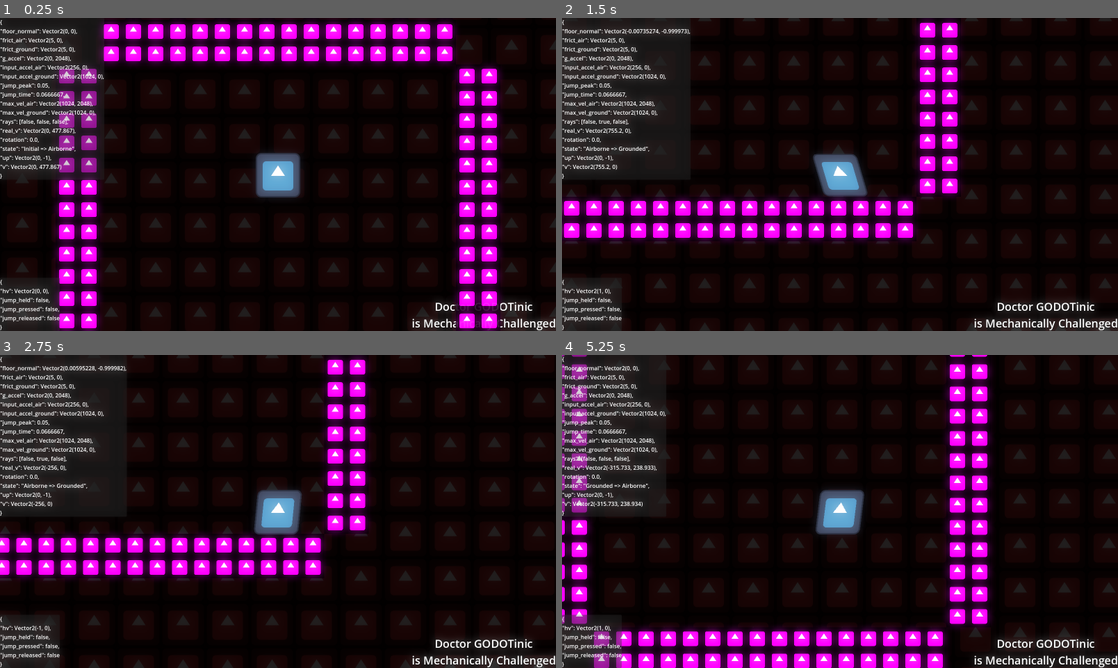
Above: before the commit, frames 1-4 (two rows, left to right).
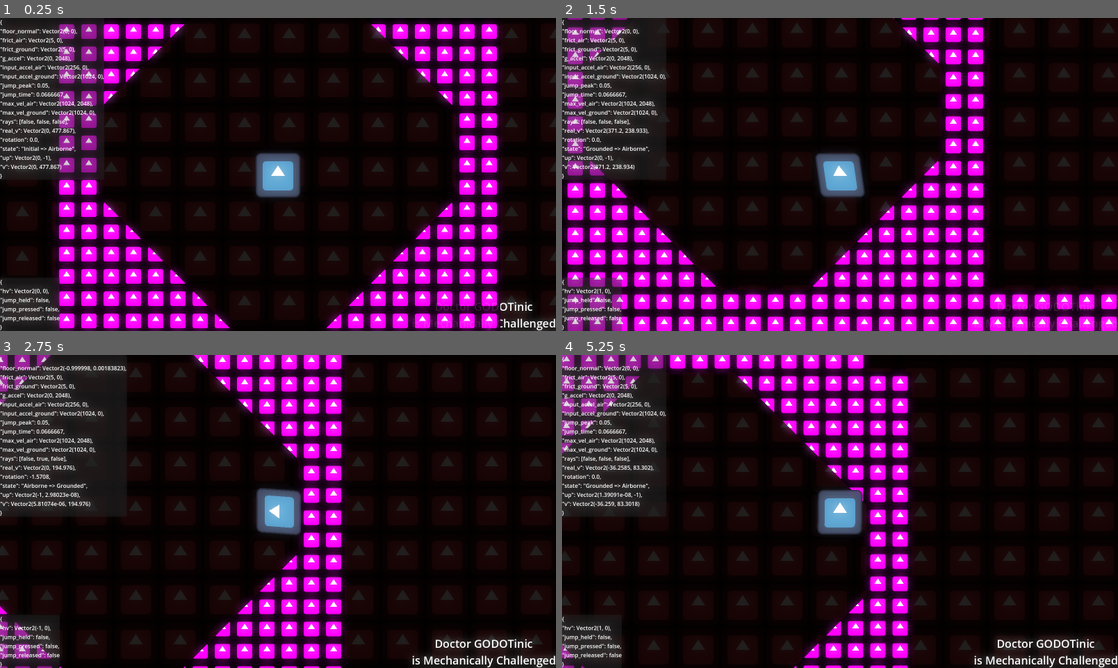
Above: after the commit, the same moments.

Repository: MechanicallyChallengedOrg/SlopesAndLoops
Game: Godot game, scene res://scenes/main.tscn
The game is run twice, just before and just after one commit, with the same random seed, the same clock (stepped at 60 frames per second) and the same inputs. The engine's default icon, where the game draws it, is replaced by a stand-in: a white triangle on a blue panel in a dark square.
Inputs:
- Up to frame 1 (0.25 s): no input
- Up to frame 2 (1.5 s): hold D (right) from 0.53 s (still down); tap Space (jump) at 0.77 s
- Up to frame 3 (2.75 s): tap Space (jump) at 1.52 s; release D (right) at 2.03 s; hold A (left) from 2.03 s (still down)
- Up to frame 4 (5.25 s): release A (left) at 2.78 s; hold D (right) 2.78-4.28 s; tap Space (jump) at 3.02, 3.77, 4.52 s; hold A (left) 4.28-5.03 s; hold D (right) from 5.03 s (still down)

The runs differ from the first frame. In frame 1, 19% of the frame differs, in the area x 3-100%, y 0-100%; in frame 2, 37%, in the area x 0-100%, y 0-100%; in frame 3, 27%; in frame 4, 34%.

Commit message:
ring loop

Diff:
--- a/godot4/gdscript/zaft/scenes/loop_prison.tscn
+++ b/godot4/gdscript/zaft/scenes/loop_prison.tscn
@@ -1,8 +1,9 @@
-[gd_scene load_steps=5 format=3 uid="uid://ih6x3irfv763"]
+[gd_scene load_steps=6 format=3 uid="uid://ih6x3irfv763"]
 
 [ext_resource type="Shader" path="res://shaders/floor-shader.gdshader" id="1_uq2x5"]
 [ext_resource type="Script" path="res://scripts/loop-prison-scene.gd" id="2_te8p7"]
 [ext_resource type="Texture2D" uid="uid://dm05le0o5xj5o" path="res://assets/icon.svg" id="3_j564a"]
+[ext_resource type="PackedScene" uid="uid://k2xryprl8n1o" path="res://scenes/player_spawner.tscn" id="4_ip60v"]
 
 [sub_resource type="ShaderMaterial" id="ShaderMaterial_sjhay"]
 shader = ExtResource("1_uq2x5")
@@ -22,7 +23,7 @@
 position = Vector2(0, 384)
 texture = ExtResource("3_j564a")
 texture_scale = Vector2(2, 2)
-polygon = PackedVector2Array(-512, 128, -512, 256, 512, 256, 512, 128)
+polygon = PackedVector2Array(-1280, 128, -1280, 256, 1280, 256, 1280, 128)
 
 [node name="Ceiling" type="Polygon2D" parent="Polygons"]
 texture_repeat = 2
@@ -37,11 +38,13 @@
 use_parent_material = true
 texture = ExtResource("3_j564a")
 texture_scale = Vector2(2, 2)
-polygon = PackedVector2Array(512, -512, 512, 512, 640, 512, 640, -512)
+polygon = PackedVector2Array(128, -512, 512, -128.683, 512, 128, 128, 512, 640, 512, 640, -512)
 
 [node name="WallLeft" type="Polygon2D" parent="Polygons"]
 texture_repeat = 2
 use_parent_material = true
 texture = ExtResource("3_j564a")
 texture_scale = Vector2(2, 2)
-polygon = PackedVector2Array(-640, -512, -640, 512, -512, 512, -512, -512)
+polygon = PackedVector2Array(-640, -512, -640, 512, -128, 512, -512, 126.873, -512, -131.282, -128, -512)
+
+[node name="PlayerSpawner" parent="." instance=ExtResource("4_ip60v")]
--- /dev/null
+++ b/godot4/gdscript/zaft/scenes/player_spawner.tscn
@@ -0,0 +1,6 @@
+[gd_scene load_steps=2 format=3 uid="uid://k2xryprl8n1o"]
+
+[ext_resource type="Script" path="res://scripts/player/spawner-scene.gd" id="1_a41h0"]
+
+[node name="PlayerSpawner" type="Node2D"]
+script = ExtResource("1_a41h0")
--- a/godot4/gdscript/zaft/scripts/main.gd
+++ b/godot4/gdscript/zaft/scripts/main.gd
@@ -21,7 +21,6 @@
   demo_camera.follow_node = demo_player
   demo_background.follow_node = demo_player
   background.add_child(demo_background)
-  demo_player.position = Vector2.UP * 256.0
   level.add_child(demo_level)
   level.add_child(demo_player)
   level.add_child(demo_camera)
--- /dev/null
+++ b/godot4/gdscript/zaft/scripts/player/spawner-scene.gd
@@ -0,0 +1,9 @@
+class_name PlayerSpawnerScene extends Node2D
+
+@onready var main : MainScene = get_tree().root.get_node("/root/Main")
+
+func _ready() -> void: spawn_player()
+
+func spawn_player():
+  print("hi")
+  main.demo_player.global_position = global_position
--- a/godot4/gdscript/zaft/scripts/polygon-collider-setup-node.gd
+++ b/godot4/gdscript/zaft/scripts/polygon-collider-setup-node.gd
@@ -3,7 +3,6 @@
 func copy_polygons_to_bodies(polygons:Node2D):
   for poly in polygons.get_children():
     if not poly is Polygon2D: continue
-    print(poly)
     var body := StaticBody2D.new()
     add_child(body)
     copy_polygon_to_body(body,poly)
